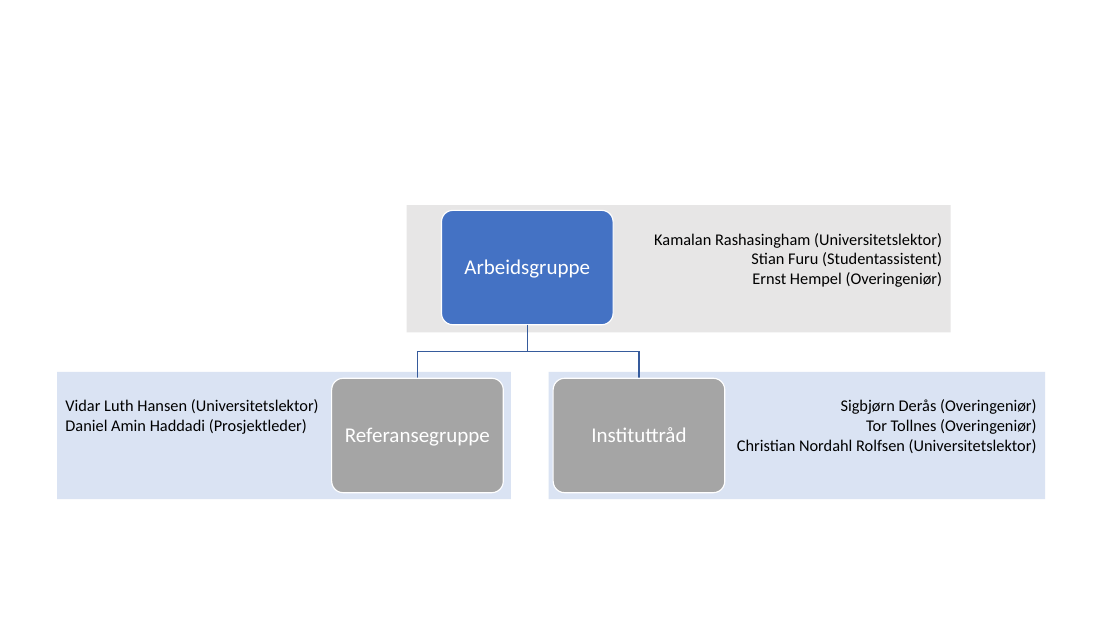
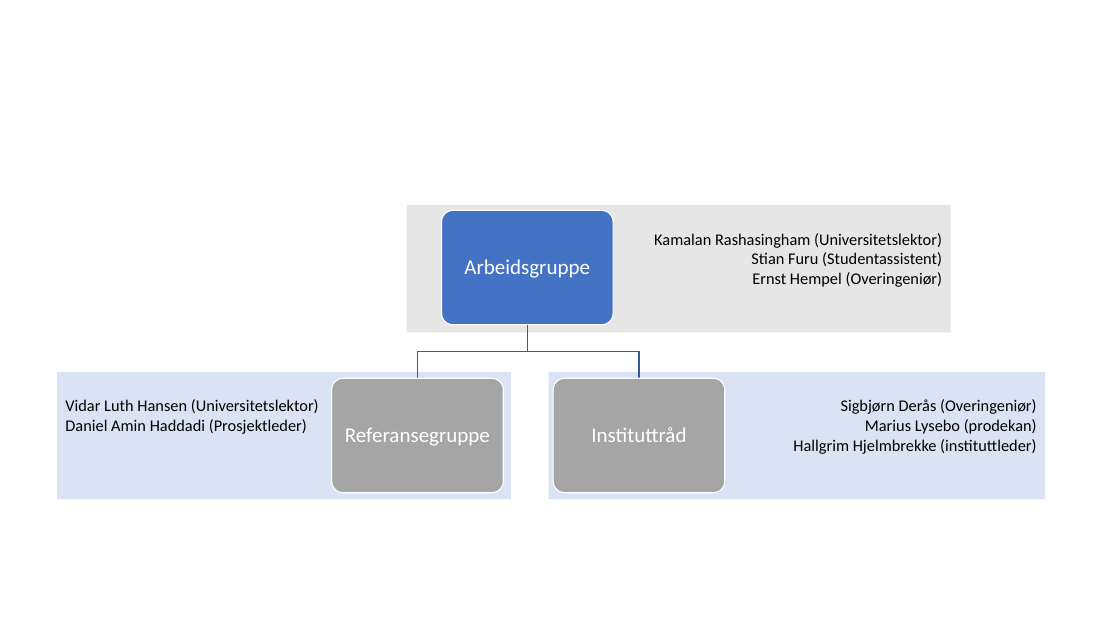
Before and after one commit to stianfuru/DIKU, a slide deck: slide 1 of Pilot2_organisering av prosjektteamet.pptx. Drawn at 1120x630 pixels with LibreOffice and Linux fonts; fonts in the diff are those of the drawing. Boxes give left, top, right and bottom in pixels: in the first picture for what was removed or moved away, otherwise in the second. Text is boxed around its words. In the diff, an @@ line names an element or a change of style, - is before the commit and + after.

```diff
--- a/Pilot2_organisering av prosjektteamet.pptx
+++ b/Pilot2_organisering av prosjektteamet.pptx
@@ text in rectangle at box(793, 419, 1037, 454): text changed @@
-Tor Tollnes (Overingeniør)
-Christian Nordahl Rolfsen (Universitetslektor)
+Marius Lysebo (prodekan)
+Hallgrim Hjelmbrekke (instituttleder)
```
Also in this commit, not shown: 9 other files.
